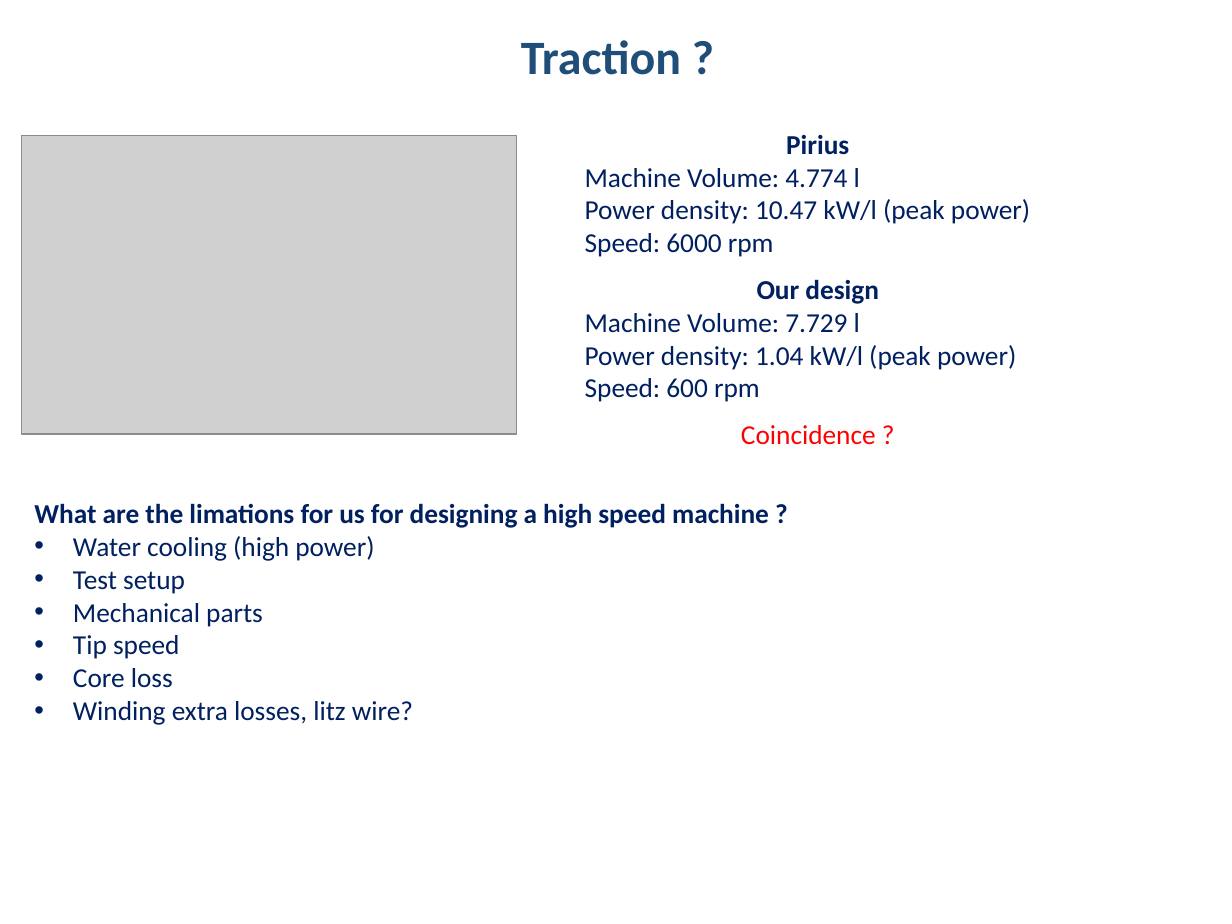
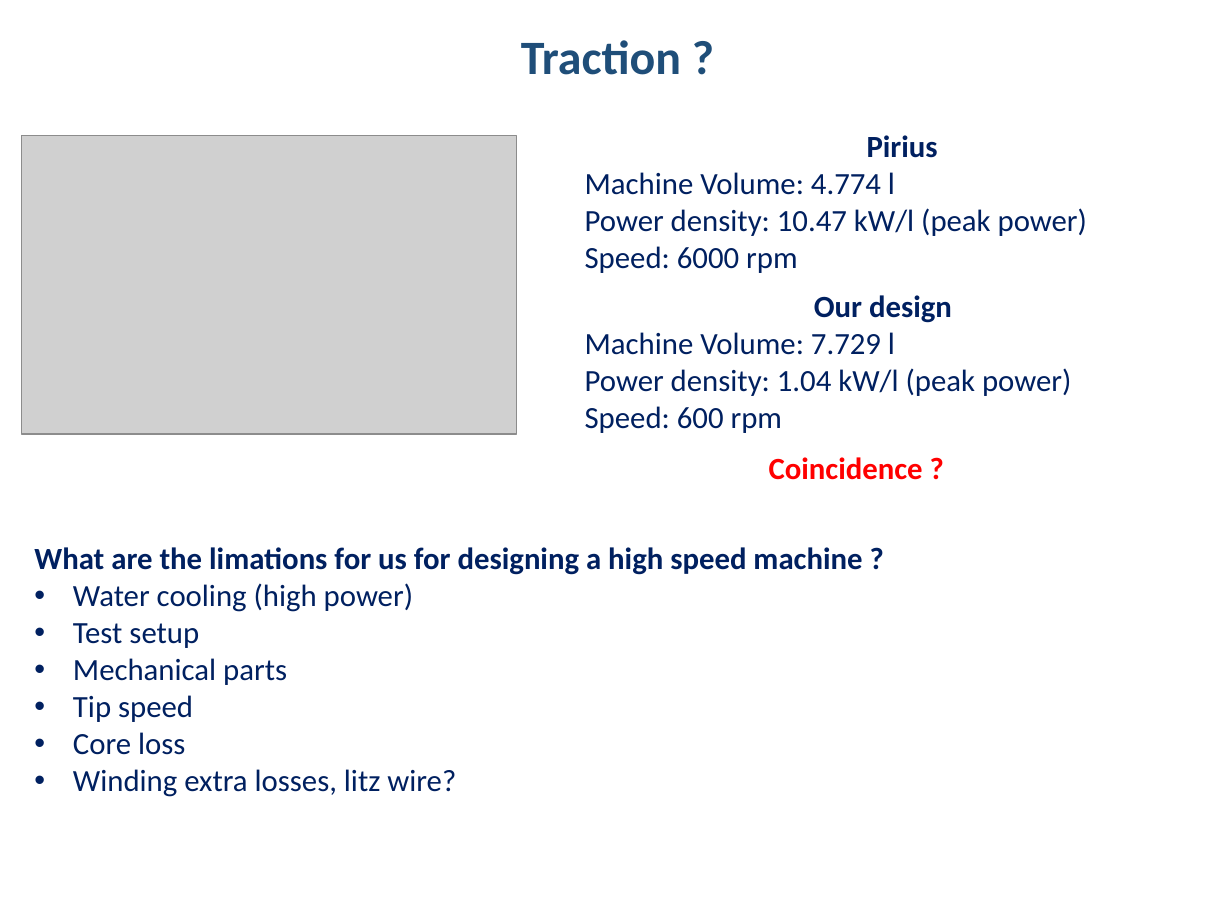
Before and after one commit to hakanpolat/IMMD, a slide deck: slide 29 of Literature/immd_ver2_research.pptx (slide 11 before the commit). Drawn at 1232x924 pixels with LibreOffice and Linux fonts; fonts in the diff are those of the drawing; grey boxes stand for pictures. Boxes give left, top, right and bottom in pixels: in the first picture for what was removed or moved away, otherwise in the second. Text is boxed around its words. In the diff, an @@ line names an element or a change of style, - is before the commit and + after.

```diff
--- a/Literature/immd_ver2_research.pptx
+++ b/Literature/immd_ver2_research.pptx
@@ text "Our design": place and size @@
-text "Our design" at [585,279,1016,402]
+text "Our design" at [585,295,1071,433]
@@ text "Coincidence ?": place and size @@
-text "Coincidence ?" at [741,425,876,445]
+text "Coincidence ?" at [769,457,923,480]
@@ text "Coincidence ?" at [769,457,923,480]: size 16 to 18 pt, bold on @@
@@ size 16 to 18 pt in 3 elements at [585,135,1087,273], [585,295,1071,433], [34,547,862,797] @@
@@ text "What are the limations for ...": place and size @@
-text "What are the limations for ..." at [34,503,769,725]
+text "What are the limations for ..." at [34,547,862,797]
```
Also in this commit, not shown: 12 other slides changed, 21 slides added, 2 slides removed, 4 other files.
